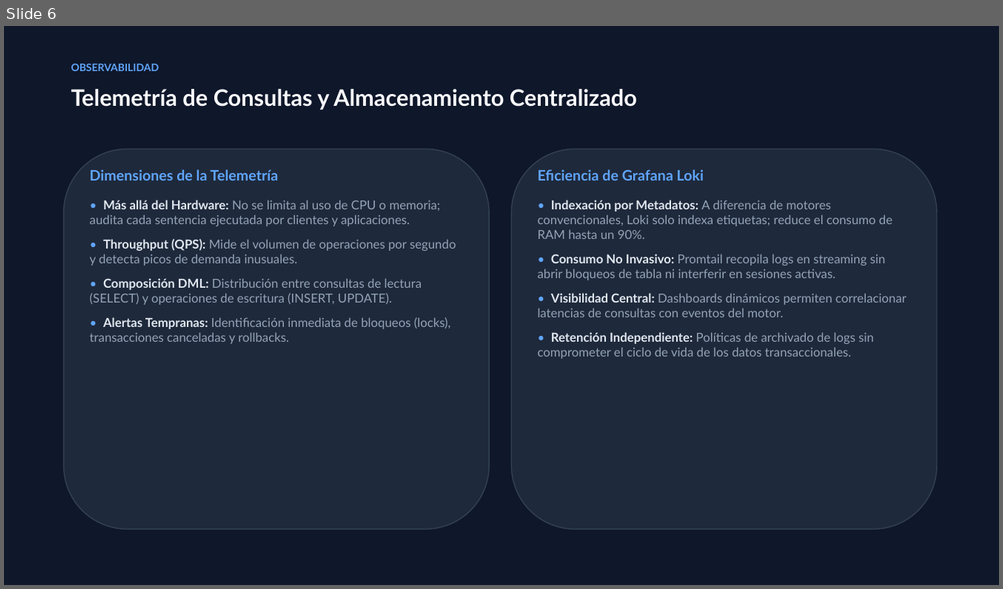
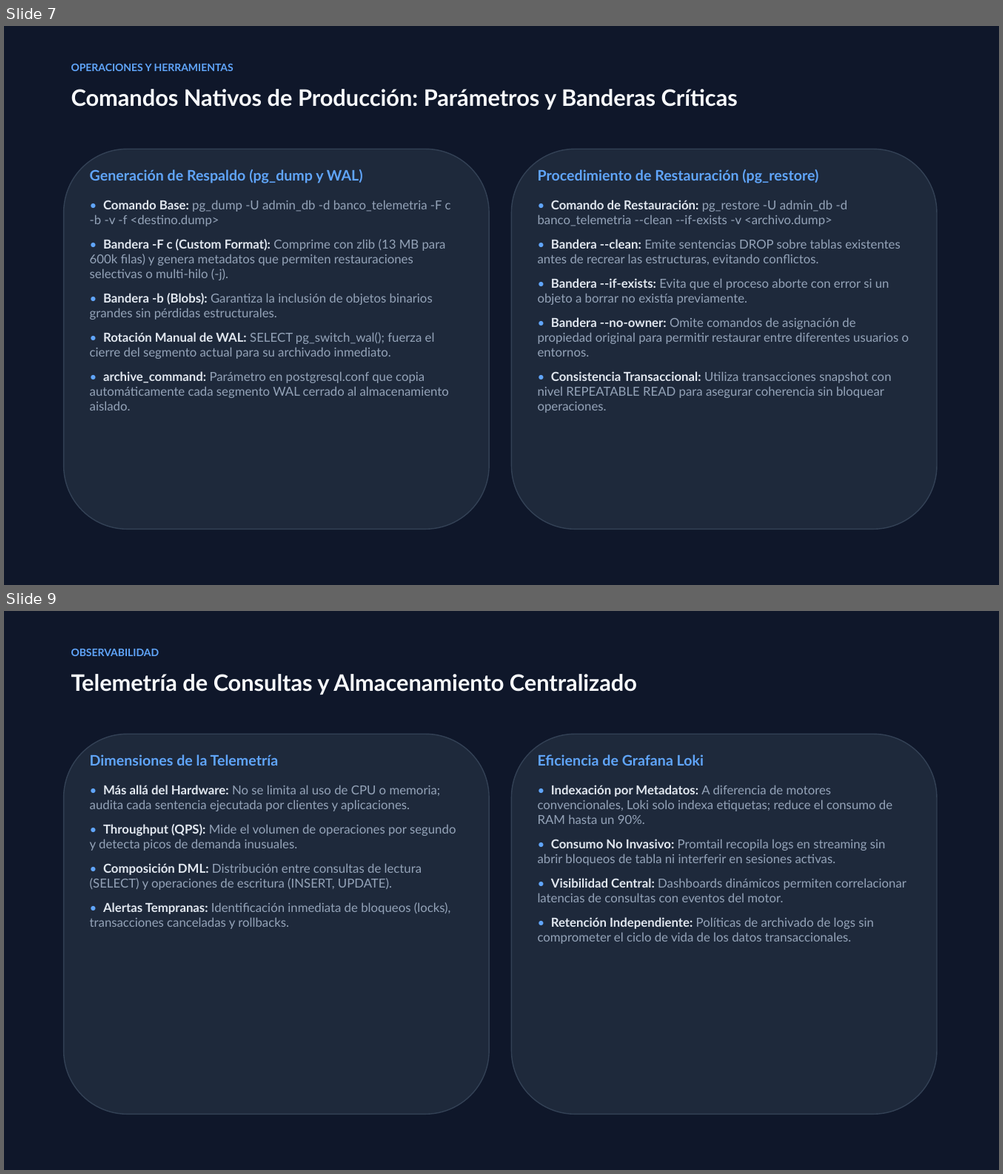
Before and after one commit to EmilyCayambe/Openmetadata, a slide deck: presentacion/Presentacion_Telemetria_Optimizacion.pptx. Shown one above the other, each under a label of ours: slide 6 before the commit, slides 7 and 9 after it; the slides between them are not shown. The pictures are 1003x589 and 1003x1174 pixels, drawn with LibreOffice and Linux fonts; fonts in the diff are those of the drawing. Boxes give left, top, right and bottom in pixels: in the first picture for what was removed or moved away, otherwise in the second. Text is boxed around its words. In the diff, an @@ line names an element or a change of style, - is before the commit and + after.

Commit message:
Trabajo sobre la presentacion en la seccion de optimizacion de consultas. Creacion de un sql que sirva como guia de presentacion

```diff
--- a/presentacion/Presentacion_Telemetria_Optimizacion.pptx
+++ b/presentacion/Presentacion_Telemetria_Optimizacion.pptx
@@ slide 7 added at (x1=4, y1=26, x2=999, y2=585), background #FFFFFF @@
@@ rectangle added at (x1=4, y1=26, x2=999, y2=585), fill #0F172A @@
@@ text added at (x1=71, y1=63, x2=233, y2=71), 10 pt, text #60A5FA, bold @@
+OPERACIONES Y HERRAMIENTAS
@@ text added at (x1=71, y1=89, x2=737, y2=110), 22 pt, text #F8FAFC, bold @@
+Comandos Nativos de Producción: Parámetros y Banderas Críticas
@@ rounded rectangle added at (x1=64, y1=149, x2=489, y2=530), fill #1E293B, outline #334155 1 pt @@
@@ rounded rectangle added at (x1=512, y1=149, x2=936, y2=530), fill #1E293B, outline #334155 1 pt @@
@@ text added at (x1=90, y1=170, x2=363, y2=184), 14 pt, text #60A5FA, bold @@
+Generación de Respaldo (pg_dump y WAL)
@@ text added at (x1=538, y1=170, x2=818, y2=184), 14 pt, text #60A5FA, bold @@
+Procedimiento de Restauración (pg_restore)
@@ text added at (x1=90, y1=200, x2=451, y2=411), 12 pt, text #94A3B8 @@
+• Comando Base: pg_dump -U admin_db -d banco_telemetria -F c -b -v -f <destino.dump>
+• Bandera -F c (Custom Format): Comprime con zlib (13 MB para 600k filas) y genera metadatos que permiten restauraciones selectivas o multi-hilo (-j).
+• Bandera -b (Blobs): Garantiza la inclusión de objetos binarios grandes sin pérdidas estructurales.
+• Rotación Manual de WAL: SELECT pg_switch_wal(); fuerza el cierre del segmento actual para su archivado inmediato.
+• archive_command: Parámetro en postgresql.conf que copia automáticamente cada segmento WAL cerrado al almacenamiento aislado.
@@ text added at (x1=538, y1=200, x2=909, y2=413), 12 pt, text #94A3B8 @@
+• Comando de Restauración: pg_restore -U admin_db -d banco_telemetria --clean --if-exists -v <archivo.dump>
+• Bandera --clean: Emite sentencias DROP sobre tablas existentes antes de recrear las estructuras, evitando conflictos.
+• Bandera --if-exists: Evita que el proceso aborte con error si un objeto a borrar no existía previamente.
+• Bandera --no-owner: Omite comandos de asignación de propiedad original para permitir restaurar entre diferentes usuarios o entornos.
+• Consistencia Transaccional: Utiliza transacciones snapshot con nivel REPEATABLE READ para asegurar coherencia sin bloquear operaciones.
@@ what was slide 6 is now slide 9 @@
```
Also in this commit, not shown: 3 slides changed, 5 other slides added, 1 slide removed, 5 other files.
